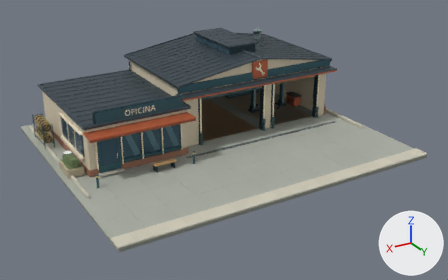
What one commit did to the glTF model src/IndexCities.Godot/Assets/Workshop/Scenes/commercial.mechanic_shop.a.glb.
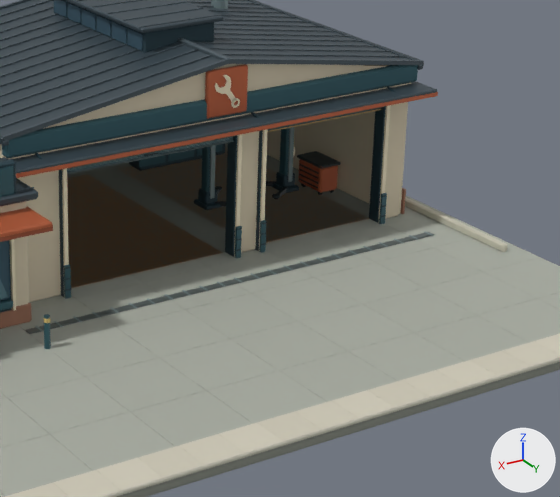
The first picture shows the older version from a 50 mm lens placed at (20.0, 34.8, 17.2), pointed at (-0.1, 1.3, 0.5). The close-ups show the older and then the newer version on the part from 39% to 85% of the width and 13% to 78% of the height of that picture. Only the edits that show in the close-ups are written down. Arrows for +X, +Y and +Z are at lower right; the lights stay in place. Where no turn or scale is listed for an object, it has been applied to the vertices. Vertices at exactly the same position are counted once.

Objects in the first close-up: 'ArchitecturalDetails', 'Building', 'Carriage', 'Gate', 'LiftFrame', 'SignHousing', 'Site', 'WorkshopFurnishings', 'WrenchEmblem' and 1 more.
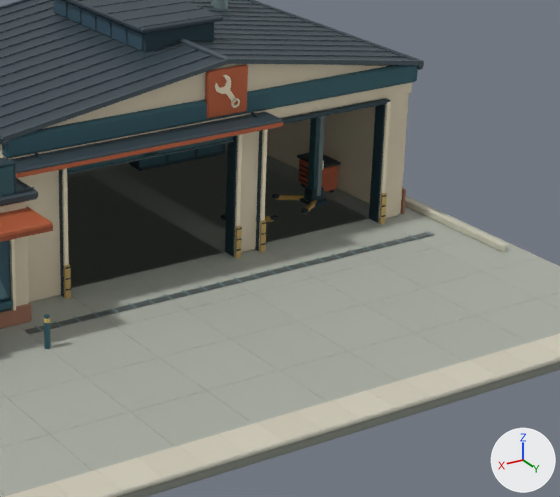
The edits, one by one:
me_mesh_1 is used by ob_building; location (0.0, 0.0, 0.0).
me_mesh_1 had 2642 vertices, 4024 faces and spanned x -10.1..9.7, y -8.7..2.3, z 0.0..6.0.
me_mesh_1 now has 2634 vertices, 4012 faces and spans x -10.1..9.7, y -8.7..2.3, z 0.0..6.0.
me_mesh_1 part 1: 6 vertices moved within x -9.0..-4.8, y 0.0..0.3, z 3.5; 22 vertices removed from x -10.1..-4.8, y -0.1..1.0, z 3.4..3.9; 22 vertices added at x -9.0..-4.9, y -0.1..1.0, z 3.5..3.9.
Other edits to the shape of me_mesh_1 do not show in these pictures.
me_mesh_2 is used by ob_architecturaldetails; location (0.0, 0.0, 0.0).
me_mesh_2 had 1142 vertices, 1824 faces and spanned x -10.1..8.8, y -8.8..0.7, z 0.0..4.0.
me_mesh_2 now has 1018 vertices, 1604 faces and spans x -10.1..8.8, y -8.8..0.7, z 0.0..4.0.
me_mesh_2 part 2: 7 loose pieces with 124 vertices, spanning x -9.1..-4.9, y -0.2..0.7, z 3.3..4.0, are deleted.
me_mesh_2 part 3: 412 kept faces spanning x -9.0..8.8, y -8.8..0.7, z 0.0..3.9 get new texture (UV) coordinates.
me_mesh_5 is used by ob_liftframe; location (0.0, 0.0, 0.0).
me_mesh_5 had 214 vertices, 336 faces and spanned x -8.56..-5.25, y -3.69..-3.01, z 0.01..3.24.
me_mesh_5 now has 214 vertices, 336 faces and spans x -8.56..-5.25, y -2.29..-1.61, z 0.01..3.24.
me_mesh_5 part 4: the whole mesh is moved by (0.0, 1.4, 0.0).
Object 'Carriage' (ob_carriage) moves from (-6.91, -3.35, 0.0) to (-6.91, -1.95, 0.0).

Changed parts and their boxes (x1, y1, x2, y2) in the close-ups (560 x 497 px; the box of a moved part takes in the faces that stretch with it):
'Building', reshaped
    before: (0, 0, 438, 329)
    after: (0, 0, 424, 329)
'LiftFrame', moved
    before: (194, 127, 299, 210)
    after: (221, 116, 328, 221)
'Carriage', moved
    before: (198, 172, 295, 206)
    after: (265, 186, 324, 222)
part 1 of me_mesh_1, moved or reshaped
    before: (0, 81, 438, 178)
    after: (0, 101, 391, 178)
part 2 of me_mesh_2, deleted (mostly hidden)
    before: (268, 86, 395, 132)
part 3 of me_mesh_2, surface changed
    both: (64, 193, 387, 299)
